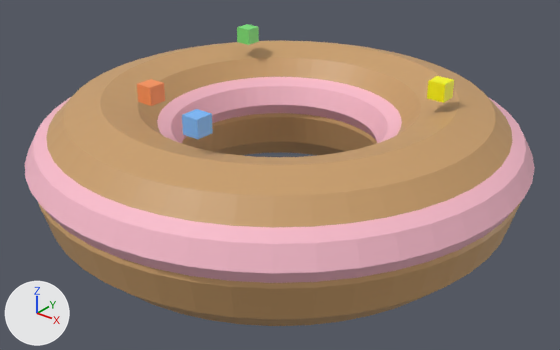
The glTF model game/assets/models/props/candy/donut.glb: old version first, new version second.
Rendered twice from a 50 mm lens placed at (0.786, -0.982, 0.719), pointed at (0.016, -0.019, 0.122). Lighting does not change. The marker at lower left points along +X, +Y and +Z. The picture after the commit comes second. Where no turn or scale is listed for an object, it has been applied to the vertices. Vertices at exactly the same position are counted once.
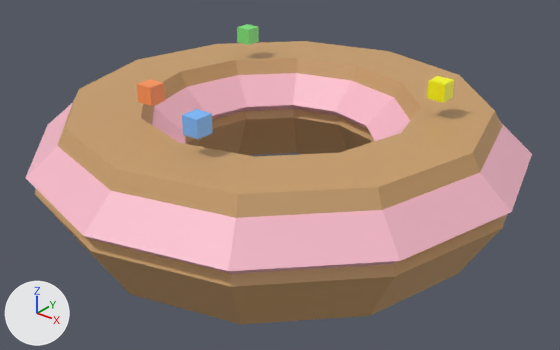
Changed parts and their boxes (x1, y1, x2, y2) in the pictures (560 x 350 px):
'Torus', reshaped: before (38, 41, 522, 326); after (35, 41, 507, 324)
'Torus.001', reshaped: before (25, 77, 535, 283); after (26, 73, 532, 274)
part 1 of me_torus, deleted (orange): before (38, 41, 522, 326)
part 2 of me_torus_001, deleted (pink): before (25, 77, 535, 283)

The change in detail:
me_torus is used by ob_torus; location (0.0, 0.0, 0.15).
me_torus had 576 vertices, 1152 faces and spanned x -0.42..0.42, y -0.42..0.42, z -0.12..0.12.
me_torus now has 72 vertices, 144 faces and spans x -0.42..0.42, y -0.42..0.42, z -0.104..0.104.
me_torus part 1: 504 vertices removed from x -0.416..0.416, y -0.416..0.416, z -0.12..0.12.
me_torus_001 is used by ob_torus_001; location (0.0, 0.0, 0.18).
me_torus_001 had 576 vertices, 1152 faces and spanned x -0.43..0.43, y -0.43..0.43, z -0.065..0.065.
me_torus_001 now has 72 vertices, 144 faces and spans x -0.43..0.43, y -0.43..0.43, z -0.056..0.056.
me_torus_001 part 2: 504 vertices removed from x -0.426..0.426, y -0.426..0.426, z -0.065..0.065.
